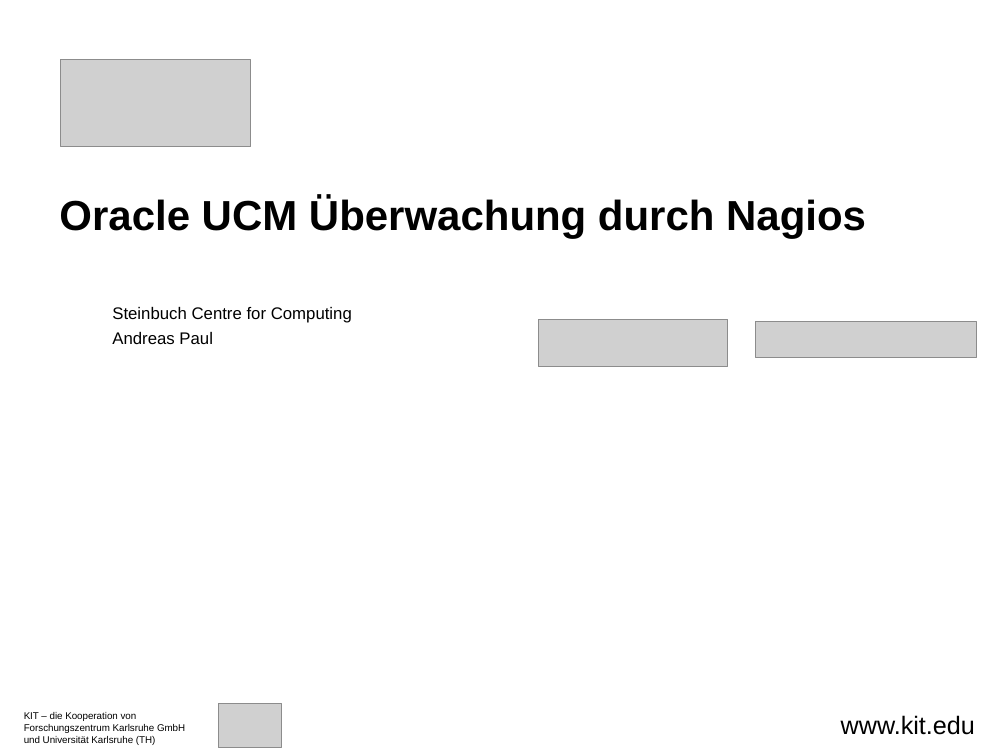
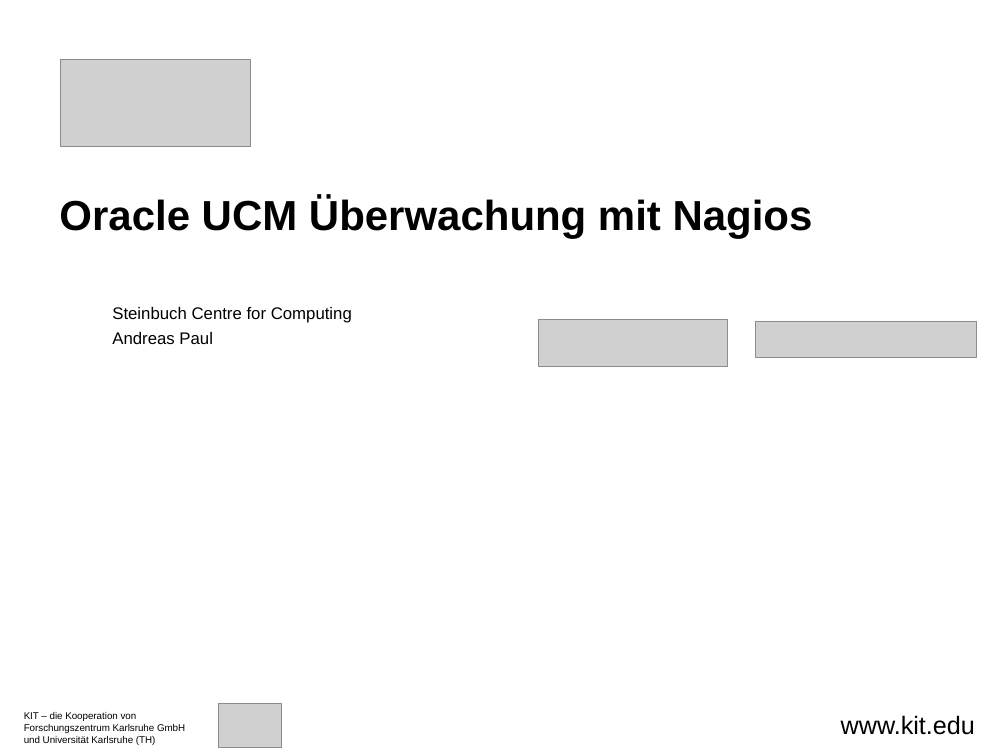
Before and after one commit to xorpaul/bachelorthesis-nagios, a slide deck: slide 1 of ppt/bachthesis-präsi-10-Aug-2009.odp. Drawn at 1008x756 pixels with LibreOffice and Linux fonts; fonts in the diff are those of the drawing; grey boxes stand for pictures; background and template pictures are left out. Boxes give left, top, right and bottom in pixels: in the first picture for what was removed or moved away, otherwise in the second. Text is boxed around its words. In the diff, an @@ line names an element or a change of style, - is before the commit and + after.

```diff
--- a/ppt/bachthesis-präsi-10-Aug-2009.odp
+++ b/ppt/bachthesis-präsi-10-Aug-2009.odp
@@ title at (59,196,813,238): text changed @@
-Oracle UCM Überwachung durch Nagios
+Oracle UCM Überwachung mit Nagios
```
Also in this commit, not shown: 4 other slides changed, 1 slide added, 15 other files.
